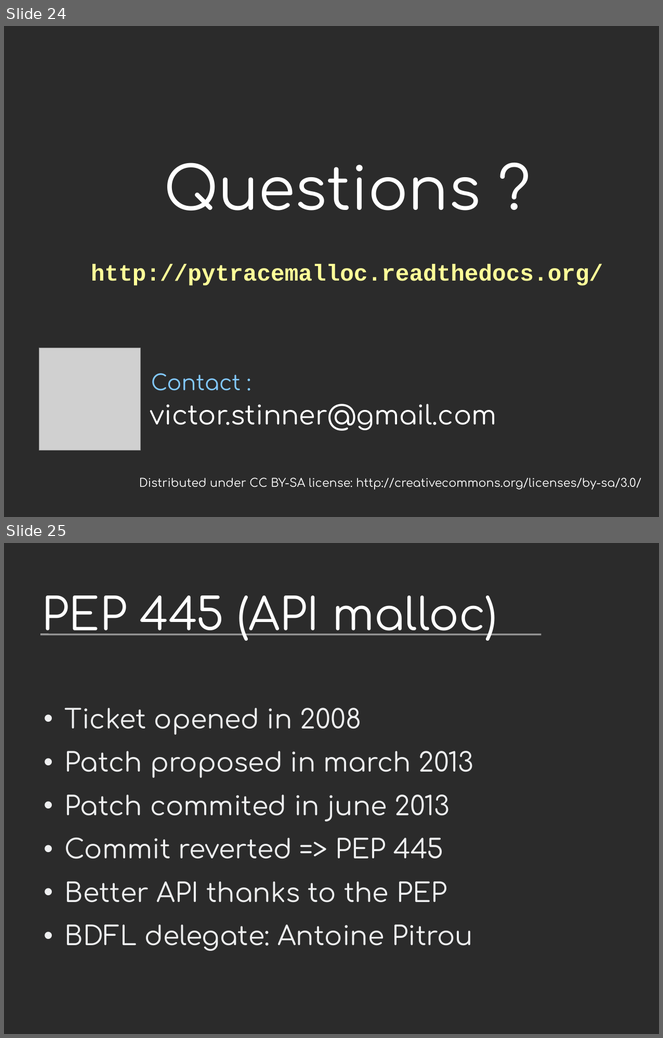
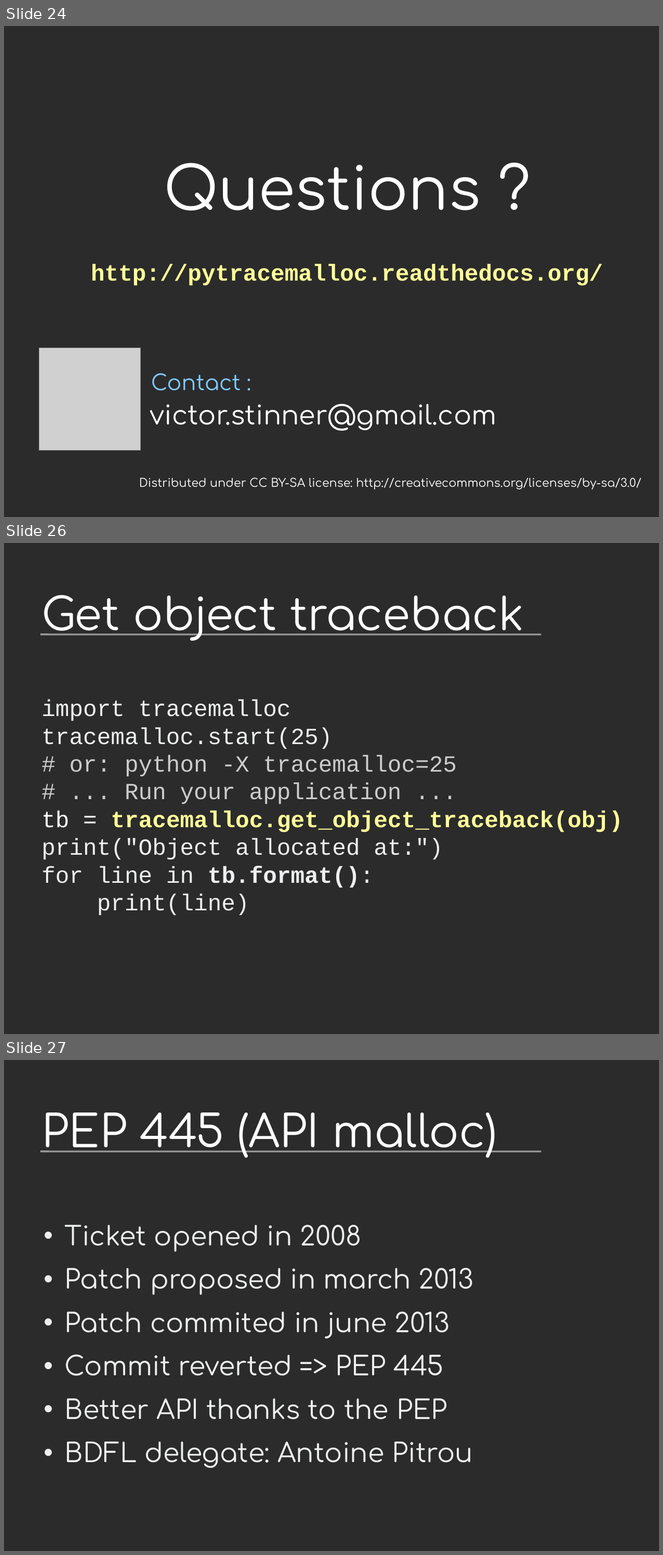
Before and after one commit to vstinner/talks, a slide deck: 2014-Pycon-Montreal/tracemalloc.odp. Shown one above the other, each under a label of ours: slides 24 and 25 before the commit, slides 24, 26 and 27 after it; the slides between them are not shown. The pictures are 663x1038 and 663x1555 pixels, drawn with LibreOffice and Linux fonts; fonts in the diff are those of the drawing; grey boxes stand for pictures; background and template pictures are left out; a plain dark background stands for a picture behind light text. Boxes give left, top, right and bottom in pixels: in the first picture for what was removed or moved away, otherwise in the second. Text is boxed around its words. In the diff, an @@ line names an element or a change of style, - is before the commit and + after.

Commit message:
tracemalloc 2014: bonus

```diff
--- a/2014-Pycon-Montreal/tracemalloc.odp
+++ b/2014-Pycon-Montreal/tracemalloc.odp
@@ slide 26 added at box(4, 543, 659, 1034), background picture (left out); not listed: 1 template element that a slide beside it also shows @@
@@ title added at box(41, 595, 524, 641), 54 pt, text #FFFFFF @@
+Get object traceback
@@ text added at box(41, 700, 623, 916), 28 pt, text #EEEFF0 @@
+import tracemalloc
+tracemalloc.start(25)
+# or: python -X tracemalloc=25
+# ... Run your application ...
+tb = tracemalloc.get_object_traceback(obj)
+print("Object allocated at:")
+for line in tb.format():
+print(line)
@@ what was slide 25 is now slide 27 @@
```
Also in this commit, not shown: 2 other slides added, 1 other file.
